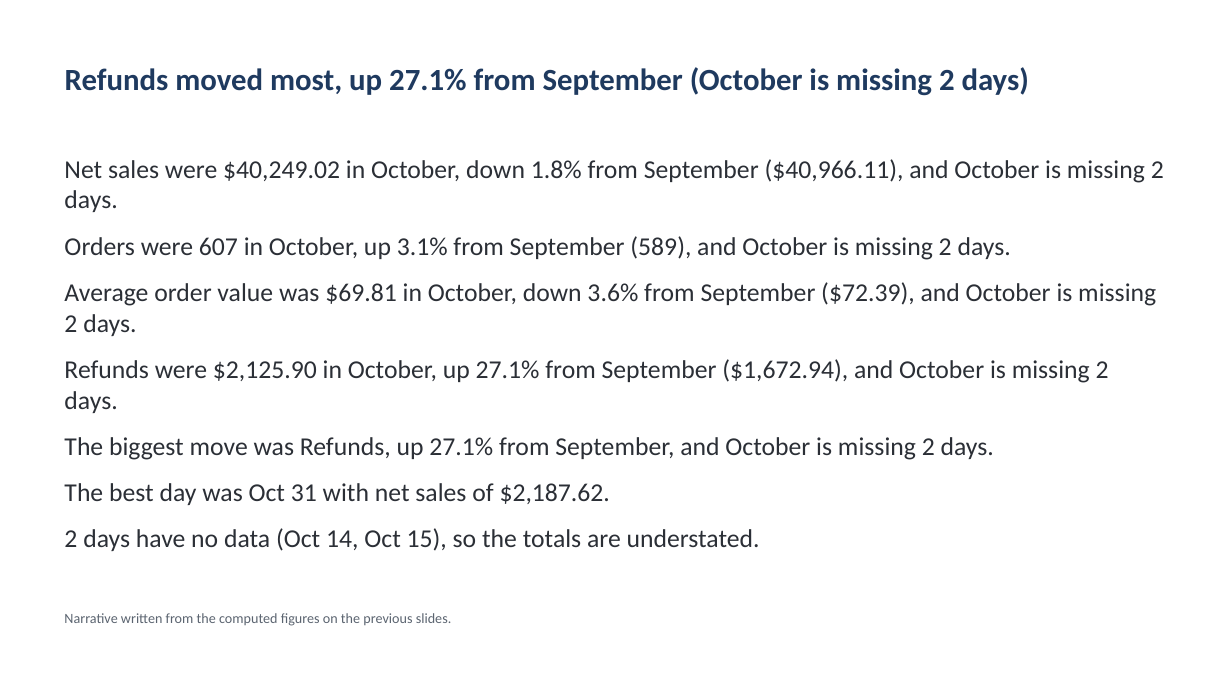
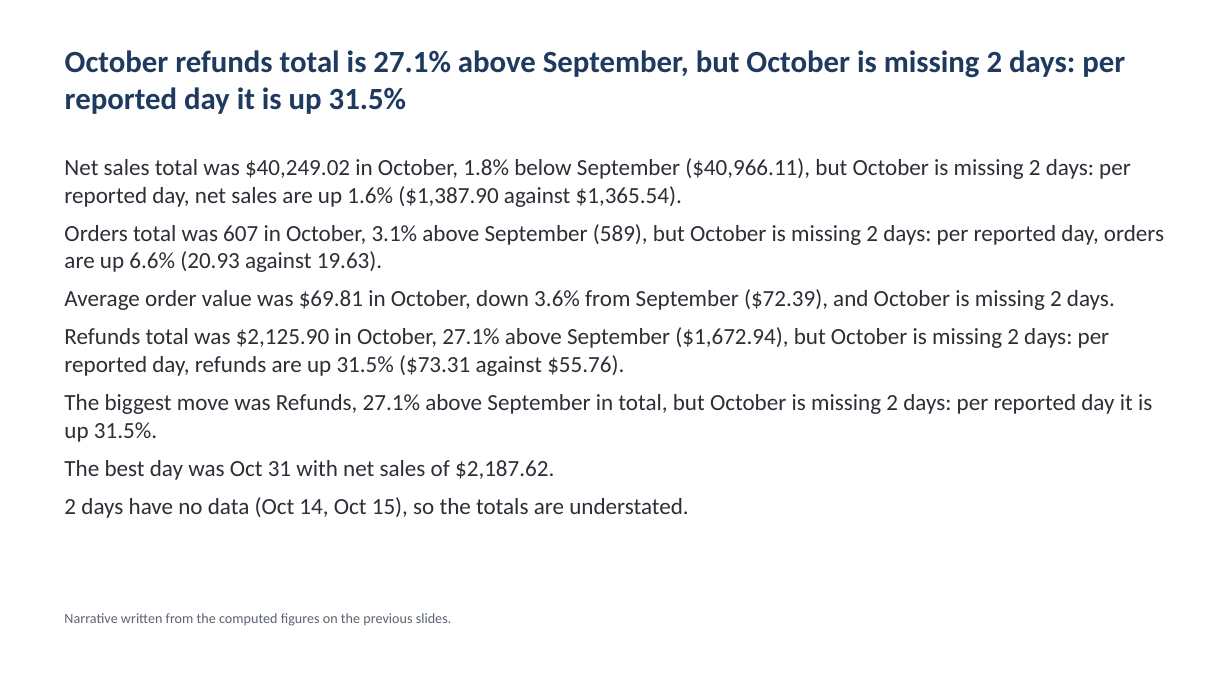
Before and after one commit to Exalt24/api-analytics-hub, a slide deck: slide 6 of docs/monthly-report-sample/report_2026-10.pptx. Drawn at 1232x693 pixels with LibreOffice and Linux fonts; fonts in the diff are those of the drawing. Boxes give left, top, right and bottom in pixels: in the first picture for what was removed or moved away, otherwise in the second. Text is boxed around its words. In the diff, an @@ line names an element or a change of style, - is before the commit and + after.

Commit message:
Rebuild the sample deck and make the run steps, counts and limits match what was run
The README now shows the venv and migration steps for each platform without claiming ones that were not run, says the mutation harness edits source in place, and cites the commit that recorded the earlier full run instead of pointing at a file that does not hold it. The known limits of the figure check are written down and pinned by tests.

```diff
--- a/docs/monthly-report-sample/report_2026-10.pptx
+++ b/docs/monthly-report-sample/report_2026-10.pptx
@@ title at box(65, 50, 1125, 114): text changed @@
-Refunds moved most, up 27.1% from September (October is missing 2 days)
+October refunds total is 27.1% above September, but October is missing 2 days: per reported day it is up 31.5%
@@ text at box(64, 158, 1164, 272): text changed; size 20 to 18 pt @@
-Net sales were $40,249.02 in October, down 1.8% from September ($40,966.11), and October is missing 2 days.
-Orders were 607 in October, up 3.1% from September (589), and October is missing 2 days.
+Net sales total was $40,249.02 in October, 1.8% below September ($40,966.11), but October is missing 2 days: per reported day, net sales are up 1.6% ($1,387.90 against $1,365.54).
+Orders total was 607 in October, 3.1% above September (589), but October is missing 2 days: per reported day, orders are up 6.6% (20.93 against 19.63).
@@ text at box(64, 289, 1115, 518): size 20 to 18 pt in "Average order value was $69.81 in October, ...", "The best day was Oct 31 with ...", "2 days have no data (Oct 14, ..."; less space between paragraphs @@
@@ text at box(64, 327, 1152, 442): text changed; size 20 to 18 pt @@
-Refunds were $2,125.90 in October, up 27.1% from September ($1,672.94), and October is missing 2 days.
-The biggest move was Refunds, up 27.1% from September, and October is missing 2 days.
+Refunds total was $2,125.90 in October, 27.1% above September ($1,672.94), but October is missing 2 days: per reported day, refunds are up 31.5% ($73.31 against $55.76).
+The biggest move was Refunds, 27.1% above September in total, but October is missing 2 days: per reported day it is up 31.5%.
```
Also in this commit, not shown: 3 other slides changed, 10 other files.
